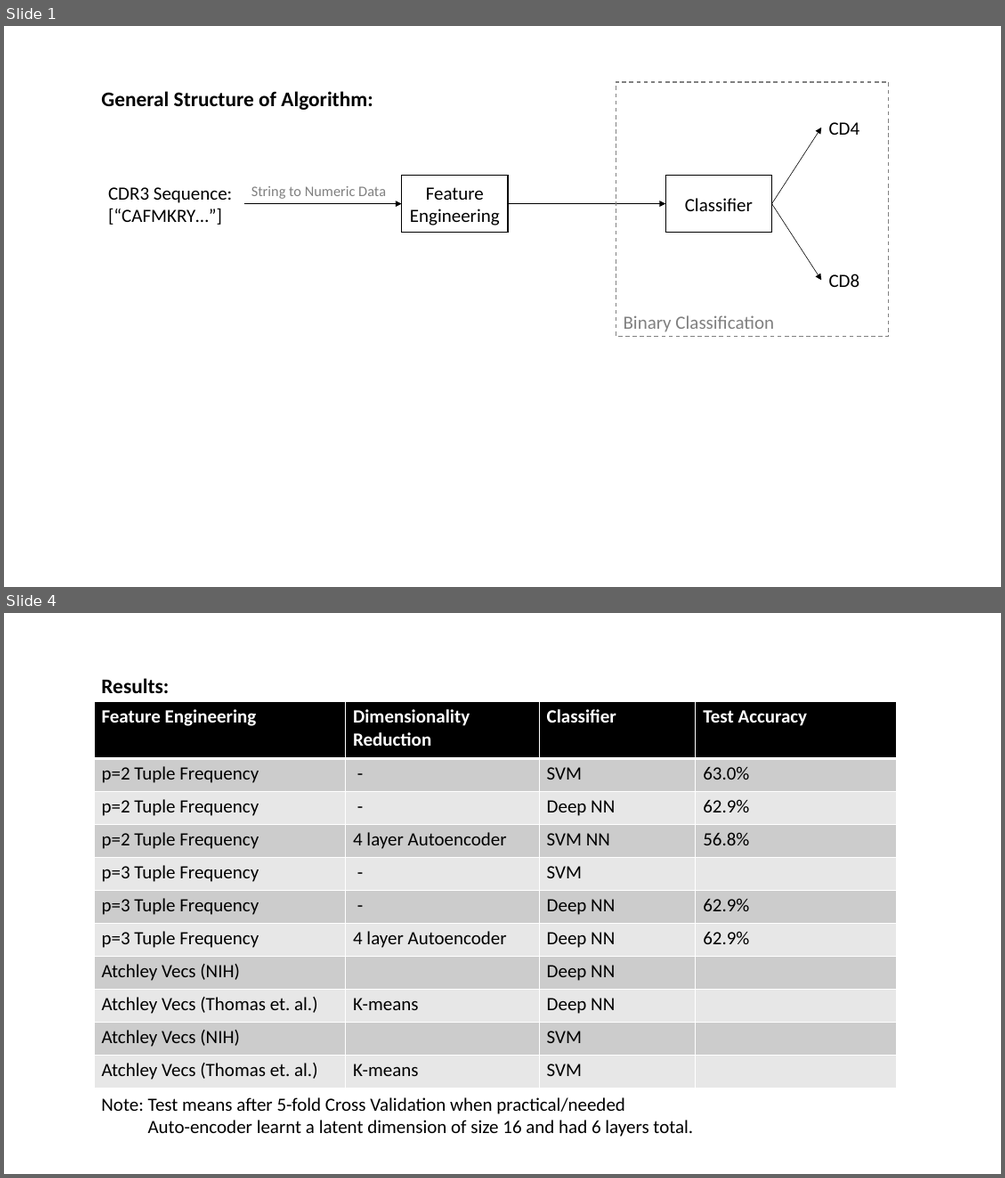
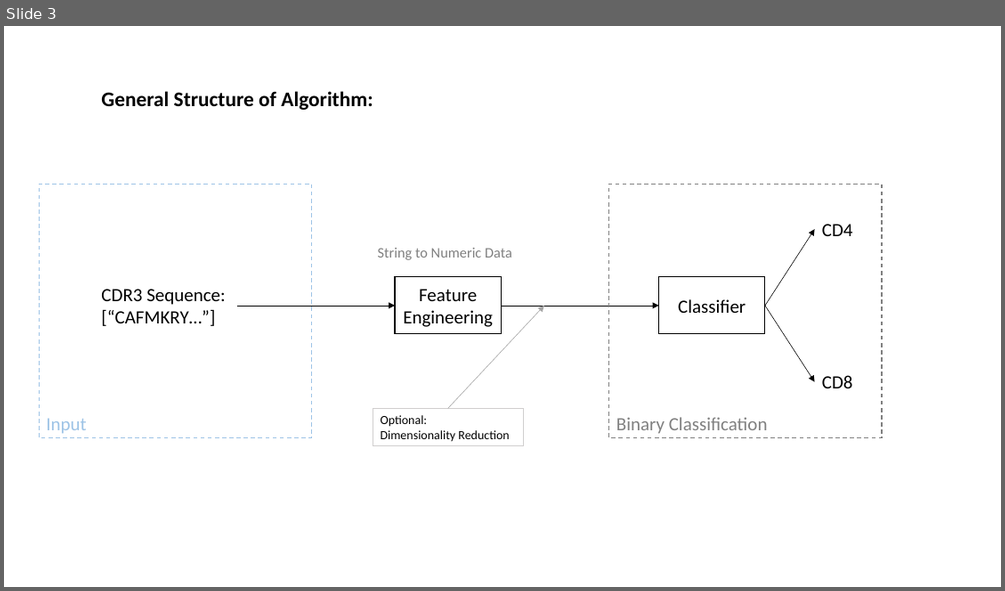
Before and after one commit to innate2adaptive/tcRIP, a slide deck: presentations/algorithm_overview.pptx. Shown one above the other, each under a label of ours: slides 1 and 4 before the commit, slide 3 after it; the slides between them are not shown. The pictures are 1005x1178 and 1005x591 pixels, drawn with LibreOffice and Linux fonts; fonts in the diff are those of the drawing. Boxes give left, top, right and bottom in pixels: in the first picture for what was removed or moved away, otherwise in the second. Text is boxed around its words. In the diff, an @@ line names an element or a change of style, - is before the commit and + after.

```diff
--- a/presentations/algorithm_overview.pptx
+++ b/presentations/algorithm_overview.pptx
@@ slide 4 removed at [4, 613, 1001, 1174], background #FFFFFF @@
@@ text removed at [101, 678, 169, 693] @@
-Results:
@@ table removed at [94, 702, 896, 1088], 11 rows, 4 columns @@
-Feature Engineering | Dimensionality Reduction | Classifier | Test Accuracy
-p=2 Tuple Frequency | - | SVM | 63.0%
-p=2 Tuple Frequency | - | Deep NN | 62.9%
-p=2 Tuple Frequency | 4 layer Autoencoder | SVM NN | 56.8%
-p=3 Tuple Frequency | - | SVM | 
-p=3 Tuple Frequency | - | Deep NN | 62.9%
-p=3 Tuple Frequency | 4 layer Autoencoder | Deep NN | 62.9%
-Atchley Vecs (NIH) |  | Deep NN | 
-Atchley Vecs (Thomas et. al.) | K-means | Deep NN | 
-Atchley Vecs (NIH) |  | SVM | 
-Atchley Vecs (Thomas et. al.) | K-means | SVM | 
@@ text removed at [101, 1097, 693, 1136] @@
-Note: Test means after 5-fold Cross Validation when practical/needed
-Auto-encoder learnt a latent dimension of size 16 and had 6 layers total.
@@ what was slide 1 is now slide 3 @@
@@ slide 3 changed as well @@
@@ rectangle added at [39, 184, 312, 438], outline #9DC3E6 1 pt dashed, 18 pt, text #9DC3E6 @@
+Input
@@ text "String to Numeric Data": place and size @@
-text "String to Numeric Data" at [251, 186, 386, 199]
+text "String to Numeric Data" at [378, 248, 512, 260]
@@ arrow added from (448, 408) to (544, 305), #A5A5A5 0.5 pt @@
@@ 2 texts, 1 rectangle, 1 arrow: place and size @@
-2 texts, 1 rectangle, 1 arrow at [508, 82, 889, 337]
+2 texts, 1 rectangle, 1 arrow at [502, 184, 882, 438]
@@ 3 arrows, 2 rectangles, 1 text: place and size @@
-3 arrows, 2 rectangles, 1 text at [108, 127, 821, 281]
+3 arrows, 2 rectangles, 1 text at [101, 230, 815, 382]
@@ rectangle added at [372, 408, 523, 445], outline #D0CECE 0.75 pt, 12 pt, text #000000 @@
+Optional:
+Dimensionality Reduction
```
Also in this commit, not shown: 2 other slides changed, 12 slides added, 4 other files.
